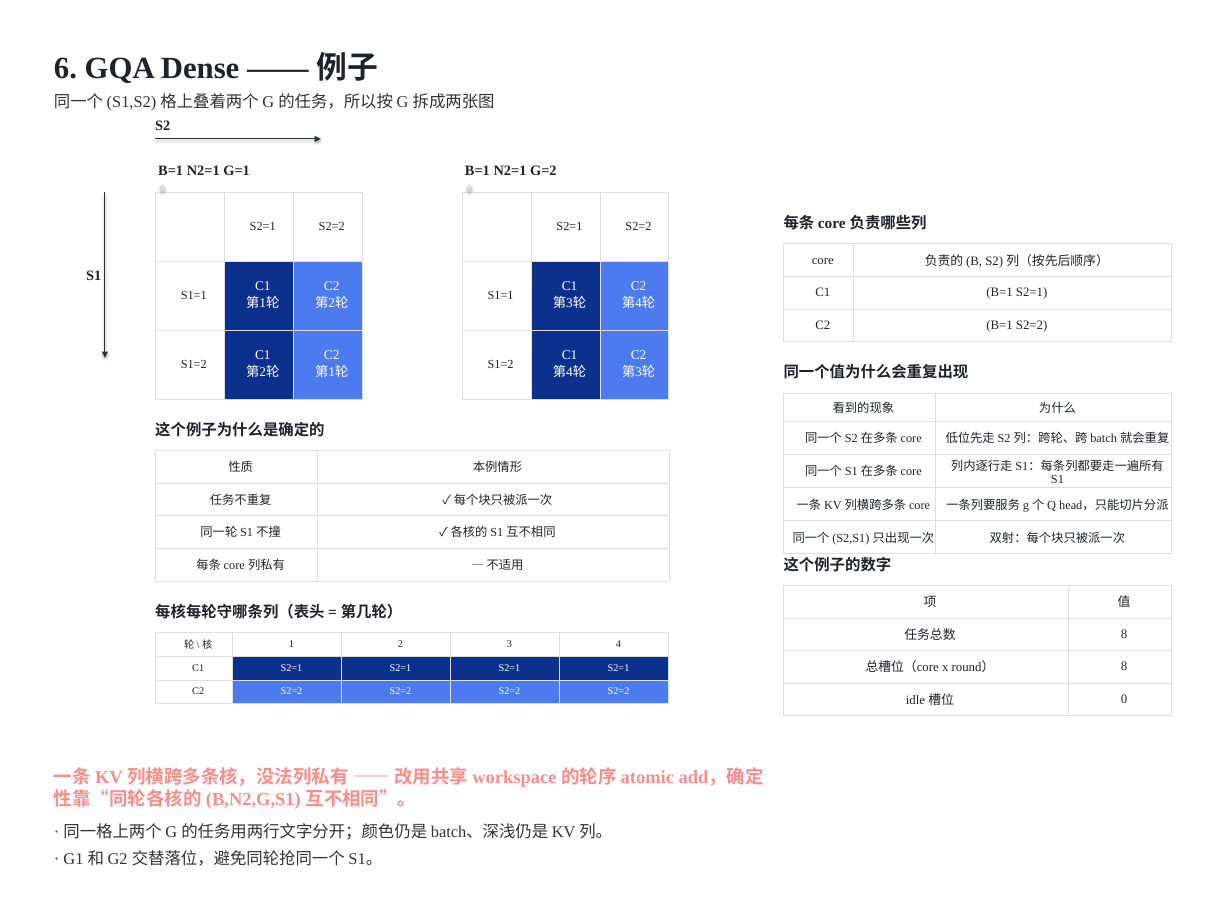
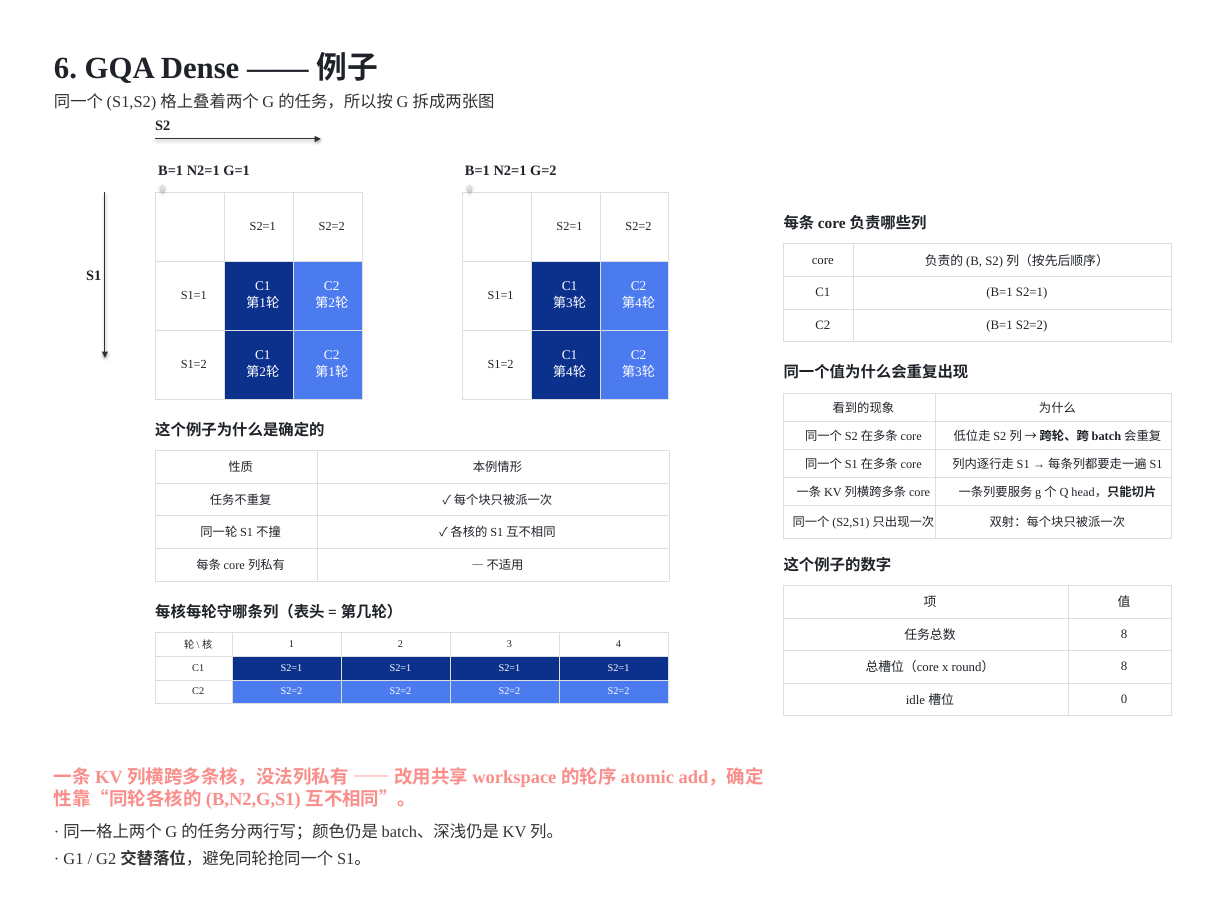
Before and after one commit to guomc9/SeeTen, a slide deck: slide 14 of cases/flash-attention-det-accum/out/v4-index-schedules.pptx (slide 13 before the commit). Drawn at 1232x924 pixels with LibreOffice and Linux fonts; fonts in the diff are those of the drawing. Boxes give left, top, right and bottom in pixels: in the first picture for what was removed or moved away, otherwise in the second. Text is boxed around its words. In the diff, an @@ line names an element or a change of style, - is before the commit and + after.

Commit message:
Add a cell-overflow check, inline emphasis, and a harder non-square example
- sd.check_cells(): per-cell check that text fits its cell - table cells do
  not wrap, so long text quietly runs across the neighbouring column and
  the frame check never sees it; run it next to check_layout (both zero)
- inline emphasis in text() and cell writers: **bold** and ==accent==, so
  explanations can be shortened and still make the point; applied across
  the case deck (why lines, read lines, repeat table)
- case deck: new page 5b, a harder non-square causal example
  (S1 4 blocks, S2 3 blocks, 3 cores, virtual height 2m-n+1 = 6, zero
  idle), where each core's virtual column spans two batches
- widened the columns that check_cells flagged

```diff
--- a/cases/flash-attention-det-accum/out/v4-index-schedules.pptx
+++ b/cases/flash-attention-det-accum/out/v4-index-schedules.pptx
@@ table at <box>783,393,1171,534</box> @@
-row 2, column 2: 低位先走 S2 列：跨轮、跨 batch 就会重复
+row 2, column 2: 低位走 S2 列 → 跨轮、跨 batch 会重复
-row 3, column 2: 列内逐行走 S1：每条列都要走一遍所有 S1
+row 3, column 2: 列内逐行走 S1 → 每条列都要走一遍 S1
-row 4, column 2: 一条列要服务 g 个 Q head，只能切片分派
+row 4, column 2: 一条列要服务 g 个 Q head，只能切片
@@ text at <box>63,823,563,840</box>: text changed @@
-· 同一格上两个 G 的任务用两行文字分开；颜色仍是 batch、深浅仍是 KV 列。
+· 同一格上两个 G 的任务分两行写；颜色仍是 batch、深浅仍是 KV 列。
@@ text at <box>63,850,371,866</box>: text changed @@
-· G1 和 G2 交替落位，避免同轮抢同一个 S1。
+· G1 / G2 交替落位，避免同轮抢同一个 S1。
```
Also in this commit, not shown: 15 other slides changed, 1 slide added, 7 other files.
